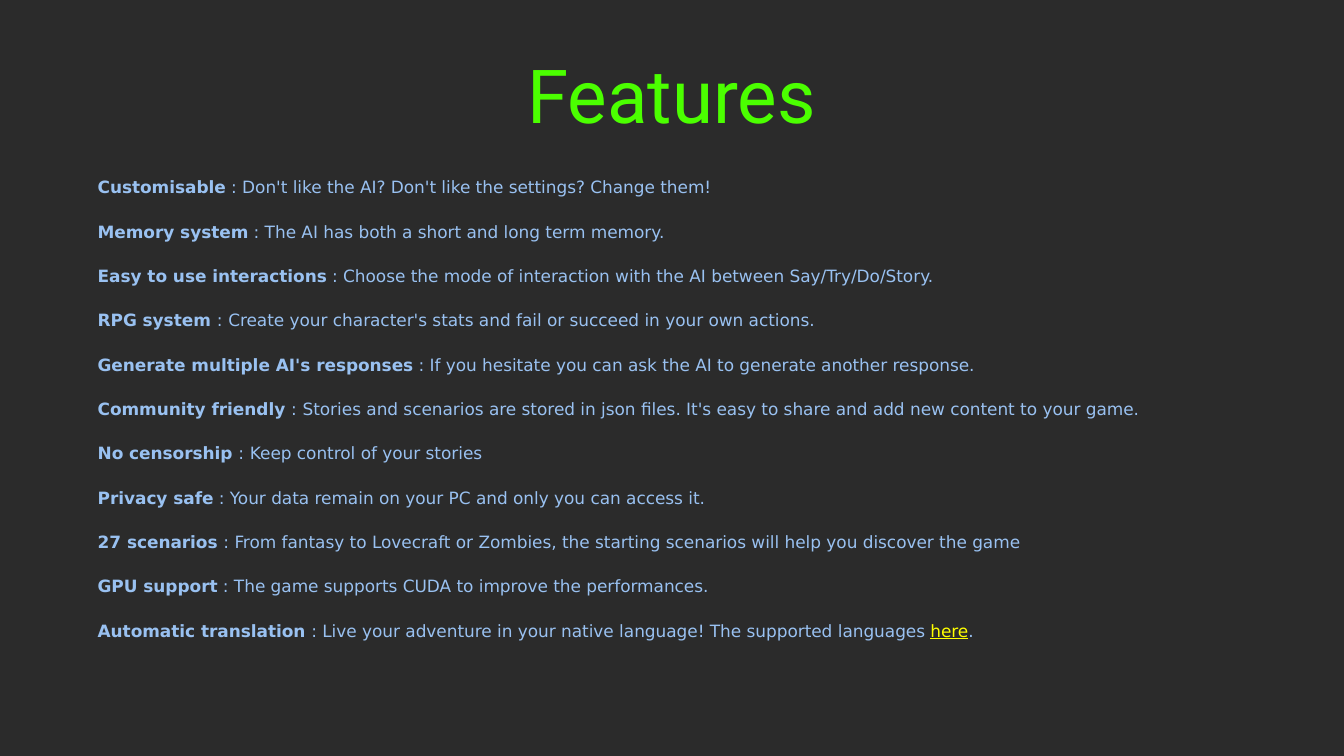
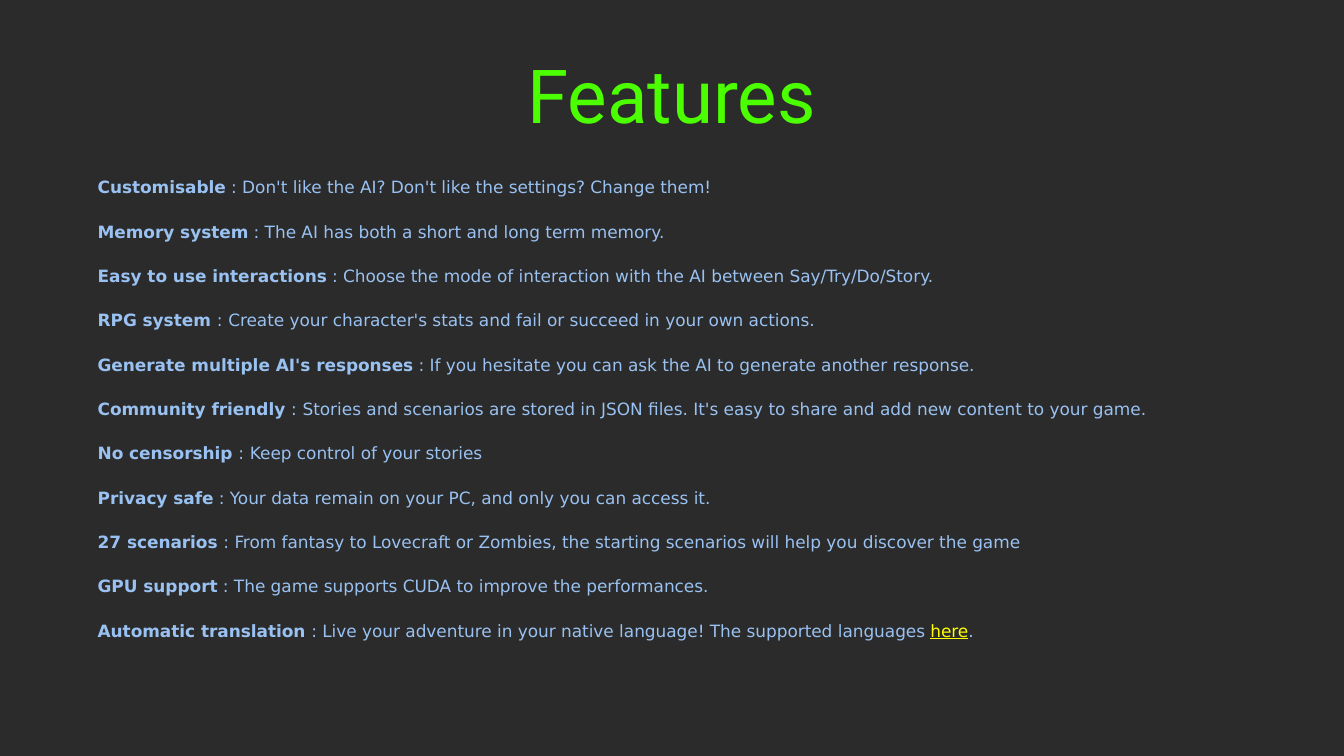
Before and after one commit to LyaaaaaGames/AIdventure_Presskit, a slide deck: slide 4 of fact_sheet.odp. Drawn at 1344x756 pixels with LibreOffice and Linux fonts; fonts in the diff are those of the drawing; background and template pictures are left out; a plain dark background stands for a picture behind light text. Boxes give left, top, right and bottom in pixels: in the first picture for what was removed or moved away, otherwise in the second. Text is boxed around its words. In the diff, an @@ line names an element or a change of style, - is before the commit and + after.

```diff
--- a/fact_sheet.odp
+++ b/fact_sheet.odp
@@ text at <box>98,402,1146,419</box>: text changed @@
-Community friendly : Stories and scenarios are stored in json files. It's easy to share and add new content to your game.
+Community friendly : Stories and scenarios are stored in JSON files. It's easy to share and add new content to your game.
@@ text at <box>98,491,711,508</box>: text changed @@
-Privacy safe : Your data remain on your PC and only you can access it.
+Privacy safe : Your data remain on your PC, and only you can access it.
```
Also in this commit, not shown: 2 other slides changed, 1 other file.
